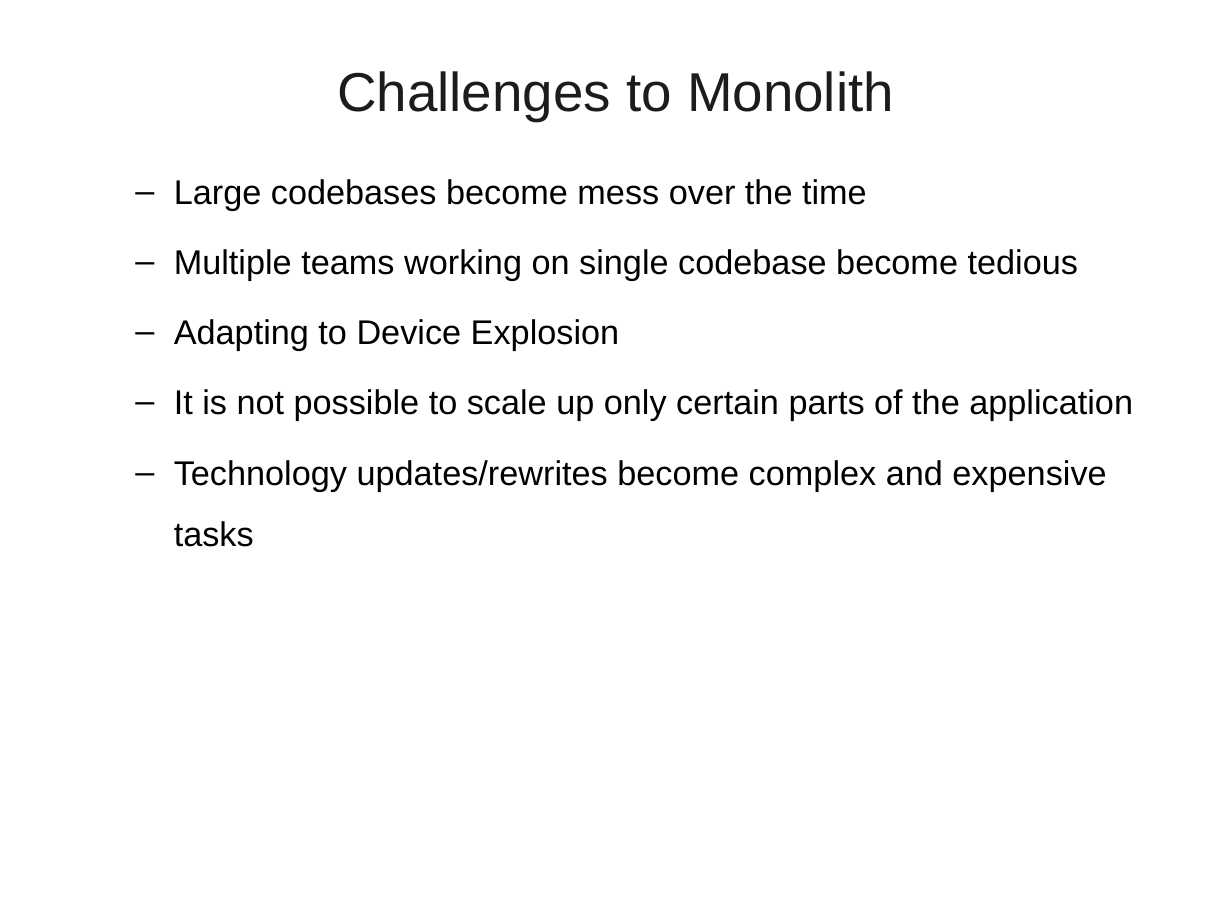
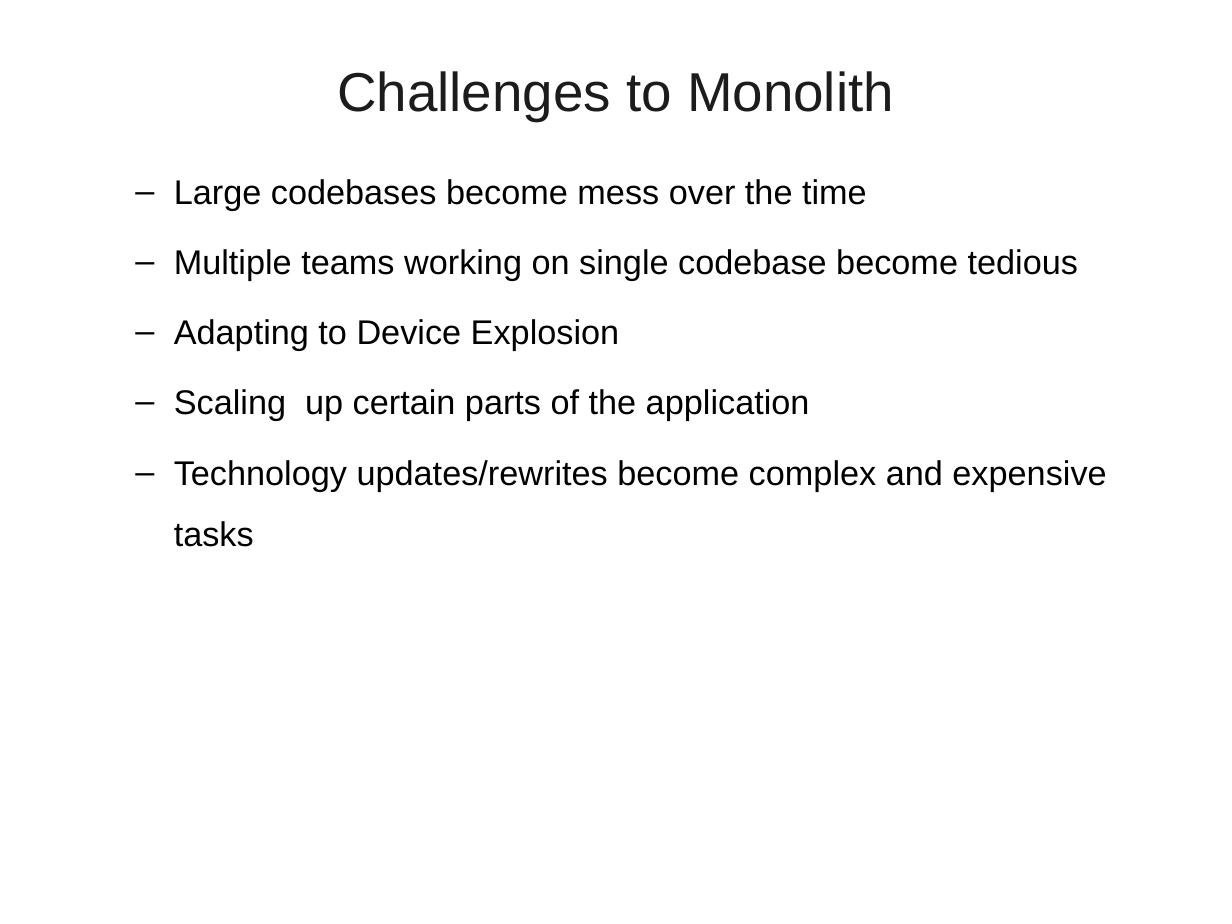
Before and after one commit to vatsank/spring_presentations, a slide deck: slide 7 of SpringMicroService_Module1_Ver01.ppt (slide 6 before the commit). Drawn at 1232x924 pixels with LibreOffice and Linux fonts; fonts in the diff are those of the drawing; background and template pictures are left out. Boxes give left, top, right and bottom in pixels: in the first picture for what was removed or moved away, otherwise in the second. Text is boxed around its words. In the diff, an @@ line names an element or a change of style, - is before the commit and + after.

```diff
--- a/SpringMicroService_Module1_Ver01.ppt
+++ b/SpringMicroService_Module1_Ver01.ppt
@@ text at bbox=[174, 389, 810, 421]: text changed @@
-  – It is not possible to scale up only certain parts of the application
+  – Scaling up certain parts of the application
```
Also in this commit, not shown: 8 other slides changed, 3 slides added, 2 other files.
